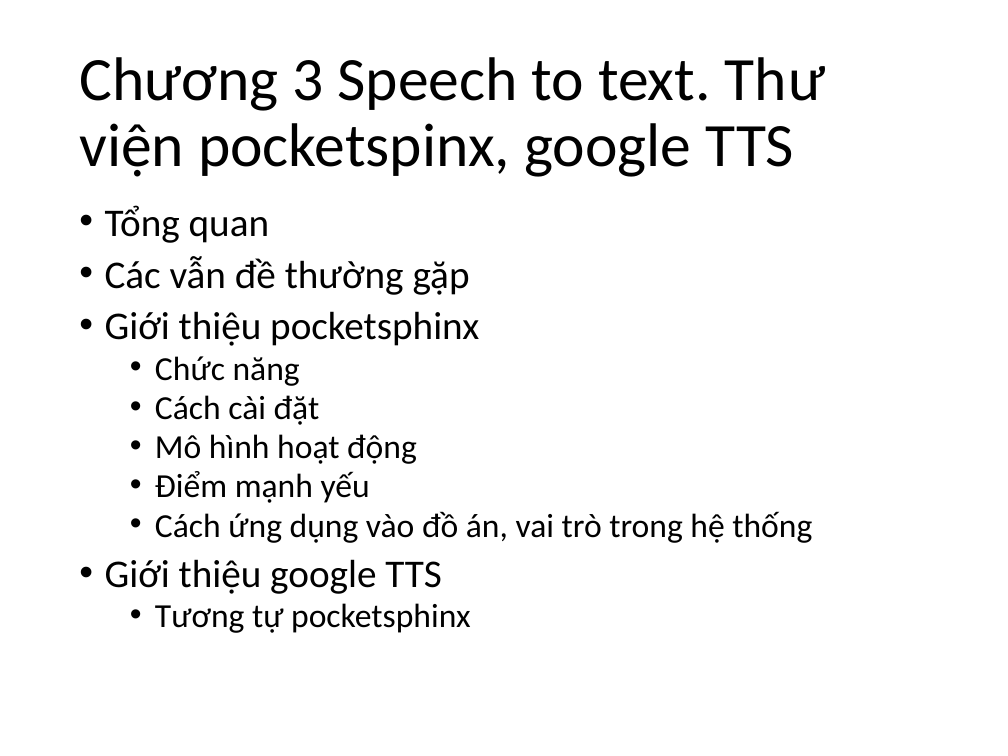
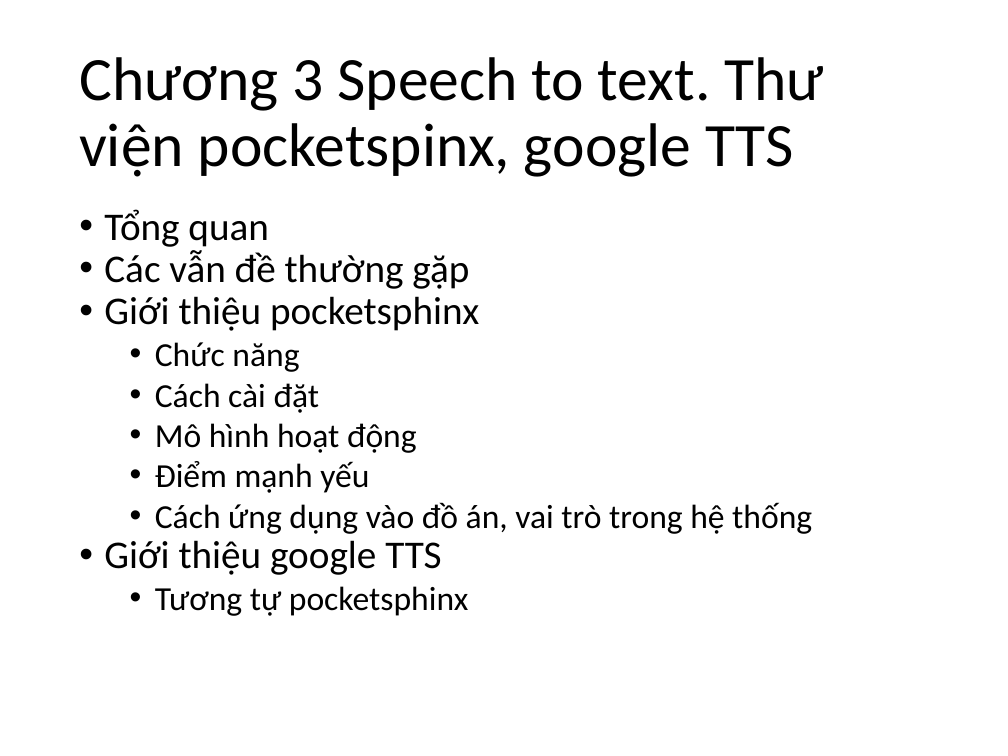
Before and after one commit to phamngoctuan1995/latex_thesis, a slide deck: slide 6 of CauTrucLuanVan.pptx. Drawn at 1008x756 pixels with LibreOffice and Linux fonts; fonts in the diff are those of the drawing. Boxes give left, top, right and bottom in pixels: in the first picture for what was removed or moved away, otherwise in the second. Text is boxed around its words. In the diff, an @@ line names an element or a change of style, - is before the commit and + after.

```diff
--- a/CauTrucLuanVan.pptx
+++ b/CauTrucLuanVan.pptx
@@ text "Tổng quan" at bbox=[104, 209, 812, 616]: line spacing 0.8 to 0.9; less space between paragraphs; line spacing 0.8 to 1 @@
```
Also in this commit, not shown: 10 other slides changed, 41 other files.
